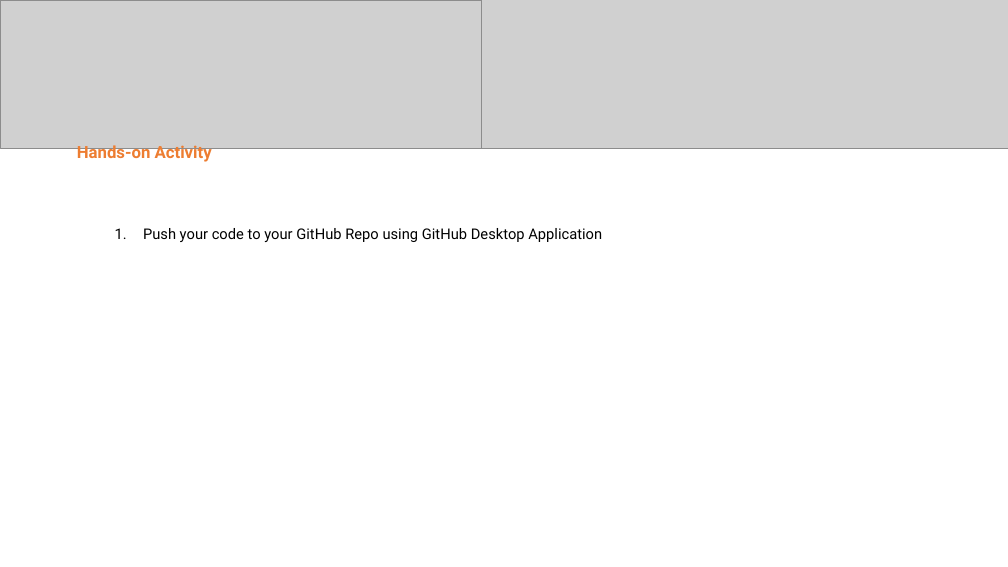
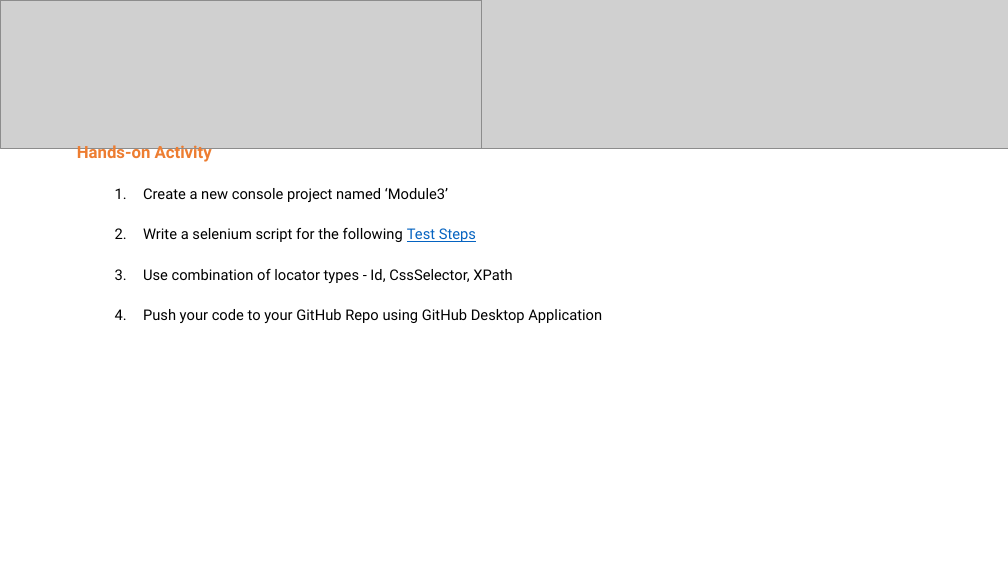
Before and after one commit to jhay0513/ATMBAutoBootCamp, a slide deck: slide 15 of Deck/Module 3 - WebDriver Basics.pptx (slide 14 before the commit). Drawn at 1008x567 pixels with LibreOffice and Linux fonts; fonts in the diff are those of the drawing; grey boxes stand for pictures. Boxes give left, top, right and bottom in pixels: in the first picture for what was removed or moved away, otherwise in the second. Text is boxed around its words. In the diff, an @@ line names an element or a change of style, - is before the commit and + after.

```diff
--- a/Deck/Module 3 - WebDriver Basics.pptx
+++ b/Deck/Module 3 - WebDriver Basics.pptx
@@ text at box(143, 188, 512, 283): paragraphs added @@
+  1. Create a new console project named ‘Module3’
+  2. Write a selenium script for the following Test Steps
+  3. Use combination of locator types - Id, CssSelector, XPath
```
Also in this commit, not shown: 2 slides added, 1 other file.
